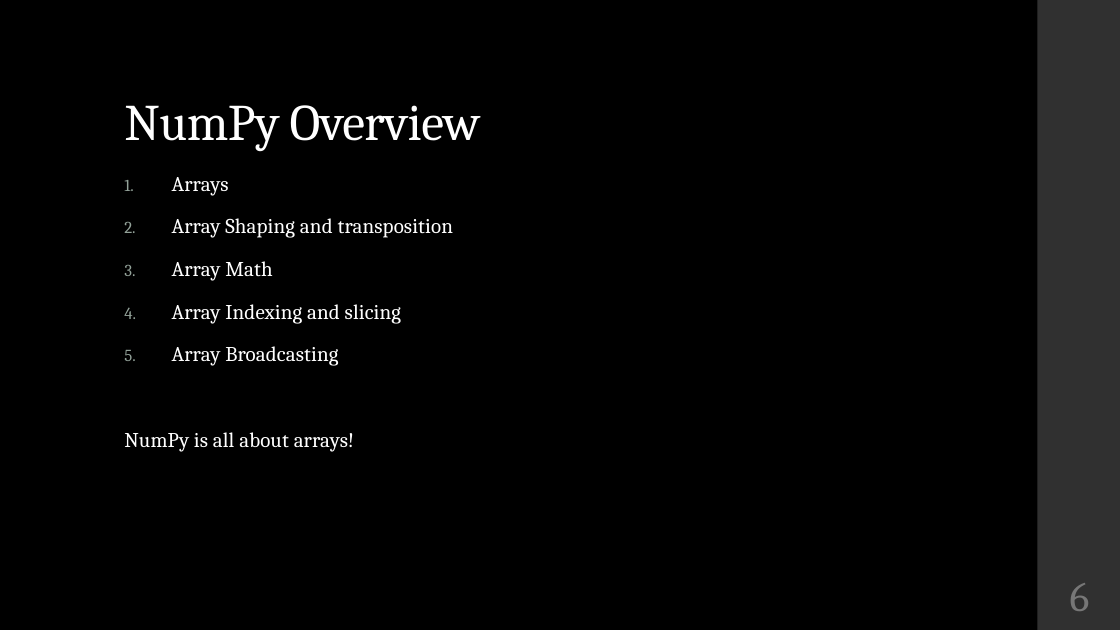
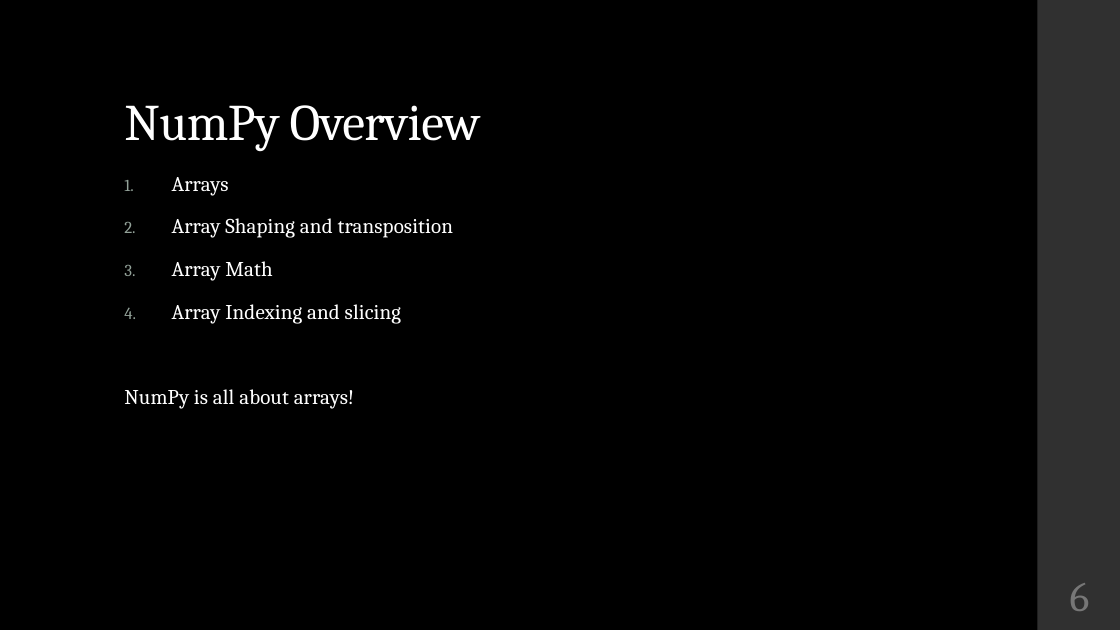
Before and after one commit to LaunchCoderGirlSTL/Data-Science-Assignments, a slide deck: slide 6 of course_material/week_04/week_04_presentation.pptx. Drawn at 1120x630 pixels with LibreOffice and Linux fonts; fonts in the diff are those of the drawing. Boxes give left, top, right and bottom in pixels: in the first picture for what was removed or moved away, otherwise in the second. Text is boxed around its words. In the diff, an @@ line names an element or a change of style, - is before the commit and + after.

Commit message:
update presentation

```diff
--- a/course_material/week_04/week_04_presentation.pptx
+++ b/course_material/week_04/week_04_presentation.pptx
@@ text at (172, 346, 338, 366): paragraph removed @@
-5. Array Broadcasting
```
Also in this commit, not shown: 8 slides added.
